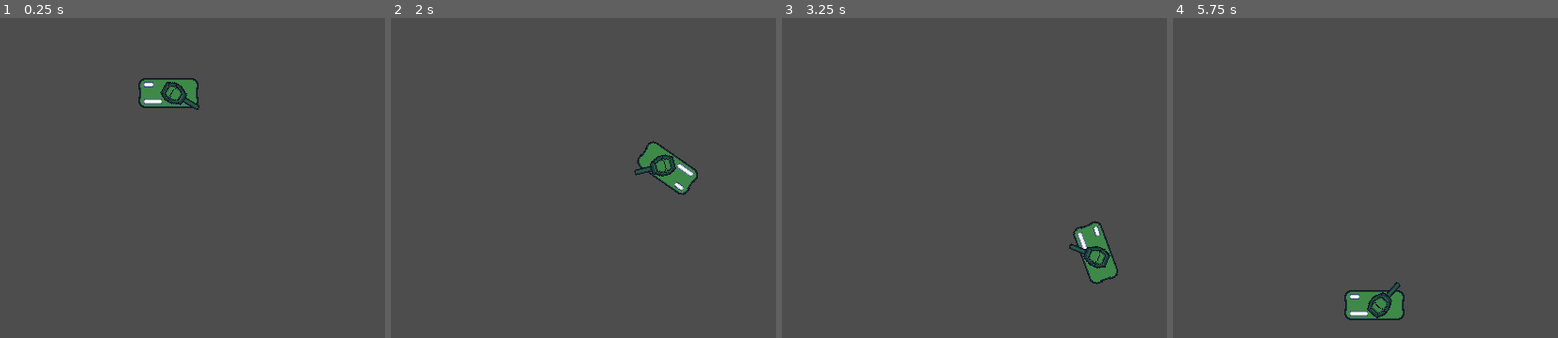
Above: before the commit, frames 1-4 (left to right).
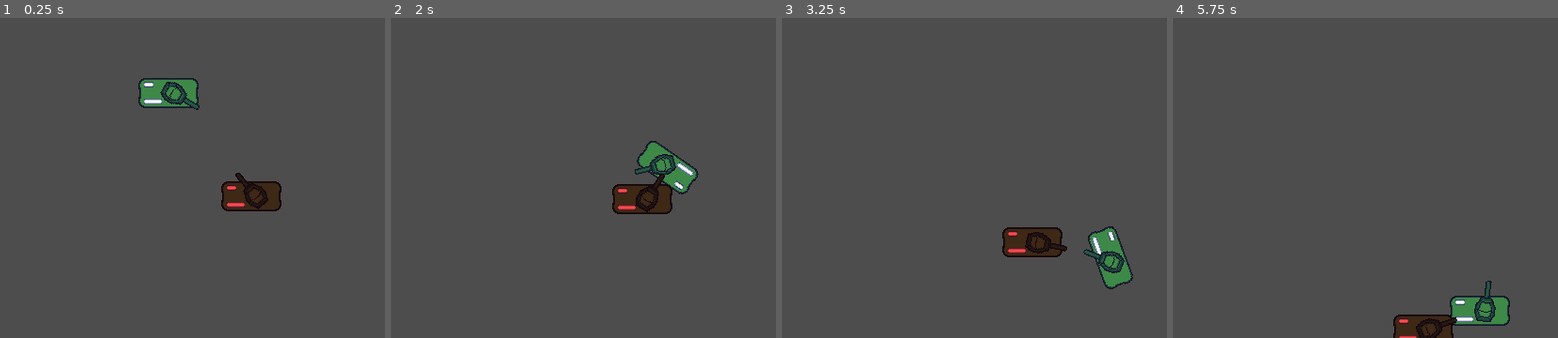
Above: after the commit, the same moments.

Repository: YuriQuest/Motion-Tanks
Game: Godot game, scene res://scenes/tanks/test_map.tscn
Two runs of this game, one before a commit and one after it. Both use one fixed random seed, a clock stepped at 60 frames per second and the inputs below.
Inputs (mouse positions are in pixels of both pictures, inside the frame that each line leads up to):
- Up to frame 1 (0.25 s): no input
- Up to frame 2 (2 s): tap Enter at 0.5 s; move the mouse to (outside the picture) at 0.52 s; hold D (right) 0.53-1.28 s; move the mouse to (571, 184) at 1.27 s; hold S (down) from 1.28 s (still down)
- Up to frame 3 (3.25 s): move the mouse to (1143, 94) at 2.02 s; release S (down) at 2.03 s; hold D (right) 2.03-2.78 s; move the mouse to (1051, 235) at 2.77 s; hold W (up) from 2.78 s (still down)
- Up to frame 4 (5.75 s): move the mouse to (outside the picture) at 3.52 s; release W (up) at 3.53 s; hold A (left) 3.53-5.03 s; move the mouse to (1292, 117) at 4.27 s; move the mouse to (1504, 168) at 5.02 s; hold S (down) from 5.03 s (still down)

The runs differ from the first frame. In frame 1, 1.5% of the frame differs, in the area x 57-74%, y 48-61%; in frame 2, 1.9%; in frame 3, 3.3%; in frame 4, 4.0%, in the area x 44-88%, y 82-100%.

Commit message:
✨ Feat: boss enemy

Diff:
--- a/project.godot
+++ b/project.godot
@@ -19,6 +19,8 @@
 
 window/size/viewport_width=640
 window/size/viewport_height=360
+window/stretch/mode="canvas_items"
+window/stretch/aspect="keep_width"
 
 [input]
 
@@ -48,3 +50,4 @@
 textures/canvas_textures/default_texture_filter=0
 renderer/rendering_method="gl_compatibility"
 renderer/rendering_method.mobile="gl_compatibility"
+textures/default_filters/anisotropic_filtering_level=0
--- /dev/null
+++ b/scenes/tanks/boss.tscn
@@ -0,0 +1,25 @@
+[gd_scene load_steps=6 format=3 uid="uid://wcabokrfs6xg"]
+
+[ext_resource type="PackedScene" uid="uid://cjdebfjymrth" path="res://scenes/tanks/Tank.tscn" id="1_oo3d7"]
+[ext_resource type="Texture2D" uid="uid://dljijpkqumutr" path="res://assets/images/tankbody.png" id="2_nhgf4"]
+[ext_resource type="Script" path="res://scripts/boss.gd" id="2_w3wqp"]
+[ext_resource type="Texture2D" uid="uid://dkmytd6rrlpfh" path="res://assets/images/tankweapon1.png" id="3_diynv"]
+
+[sub_resource type="RectangleShape2D" id="RectangleShape2D_4o226"]
+size = Vector2(60, 28)
+
+[node name="Boss" instance=ExtResource("1_oo3d7")]
+script = ExtResource("2_w3wqp")
+
+[node name="Body" parent="." index="0"]
+modulate = Color(1, 0.29, 0.301833, 1)
+texture = ExtResource("2_nhgf4")
+
+[node name="CollisionShape2D" parent="." index="1"]
+shape = SubResource("RectangleShape2D_4o226")
+
+[node name="weapon" parent="." index="2"]
+modulate = Color(1, 0.290196, 0.301961, 1)
+position = Vector2(5, 0)
+texture = ExtResource("3_diynv")
+offset = Vector2(10, 0)
--- a/scenes/tanks/test_map.tscn
+++ b/scenes/tanks/test_map.tscn
@@ -1,8 +1,12 @@
-[gd_scene load_steps=2 format=3 uid="uid://ugyqers5cukn"]
+[gd_scene load_steps=3 format=3 uid="uid://ugyqers5cukn"]
 
 [ext_resource type="PackedScene" uid="uid://cysdq1cxhc2up" path="res://scenes/tanks/player.tscn" id="1_kq03b"]
+[ext_resource type="PackedScene" uid="uid://wcabokrfs6xg" path="res://scenes/tanks/boss.tscn" id="2_g6esw"]
 
-[node name="test map" type="Node2D"]
+[node name="test_map" type="Node2D"]
 
 [node name="Player" parent="." instance=ExtResource("1_kq03b")]
 position = Vector2(179, 99)
+
+[node name="Boss" parent="." instance=ExtResource("2_g6esw")]
+position = Vector2(267, 209)
--- a/scripts/Tank.gd
+++ b/scripts/Tank.gd
@@ -6,6 +6,8 @@
 signal dead
 
 @export var Bullet: PackedScene
+@export var aim_path: String
+
 @export var speed: int = 200
 @export var rotation_speed: float = 5.0
 @export var gun_cooldown: float = 0.5
--- /dev/null
+++ b/scripts/boss.gd
@@ -0,0 +1,7 @@
+extends Tank
+
+func control():
+	var player = get_node("/root/test_map/Player")
+
+	if $weapon:
+		$weapon.look_at(player.global_position)
--- /dev/null
+++ b/scripts/map.gd
@@ -0,0 +1,13 @@
+extends Node2D
+
+func _ready():
+    set_camera_limits()
+
+func set_camera_limits():
+    var map_limits = $Ground.get_used_rect()
+    var map_cellsize = $Ground.cell_size
+
+    $Player/Camera2D.limit_left     = map_limits.position.x * map_cellsize.x
+    $Player/Camera2D.limit_right    = map_limits.position.end.x * map_cellsize.end.x
+    $Player/Camera2D.limit_top      = map_limits.position.y * map_cellsize.y
+    $Player/Camera2D.limit_bottom   = map_limits.position.end.y * map_cellsize.end.y
